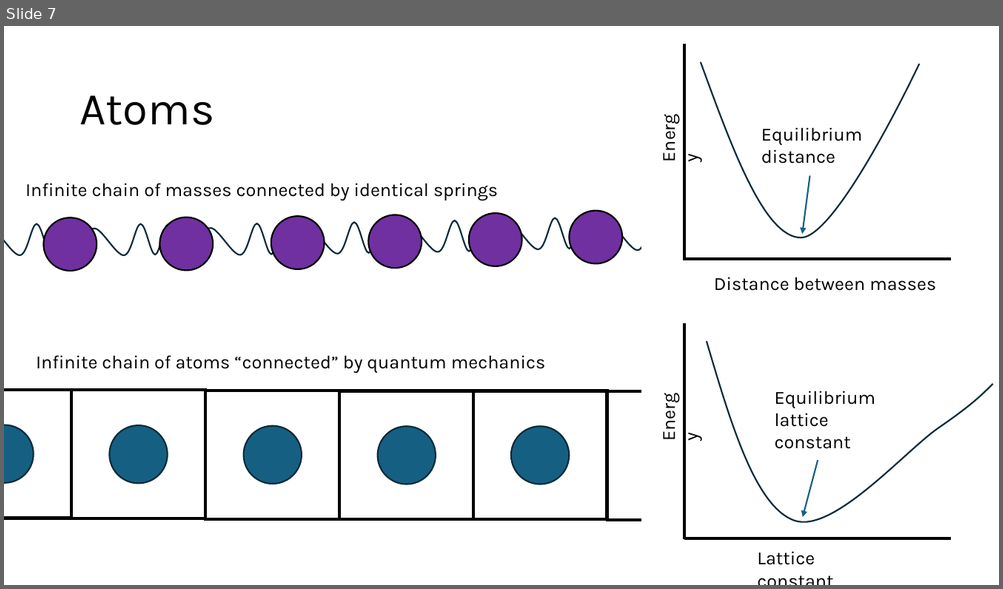
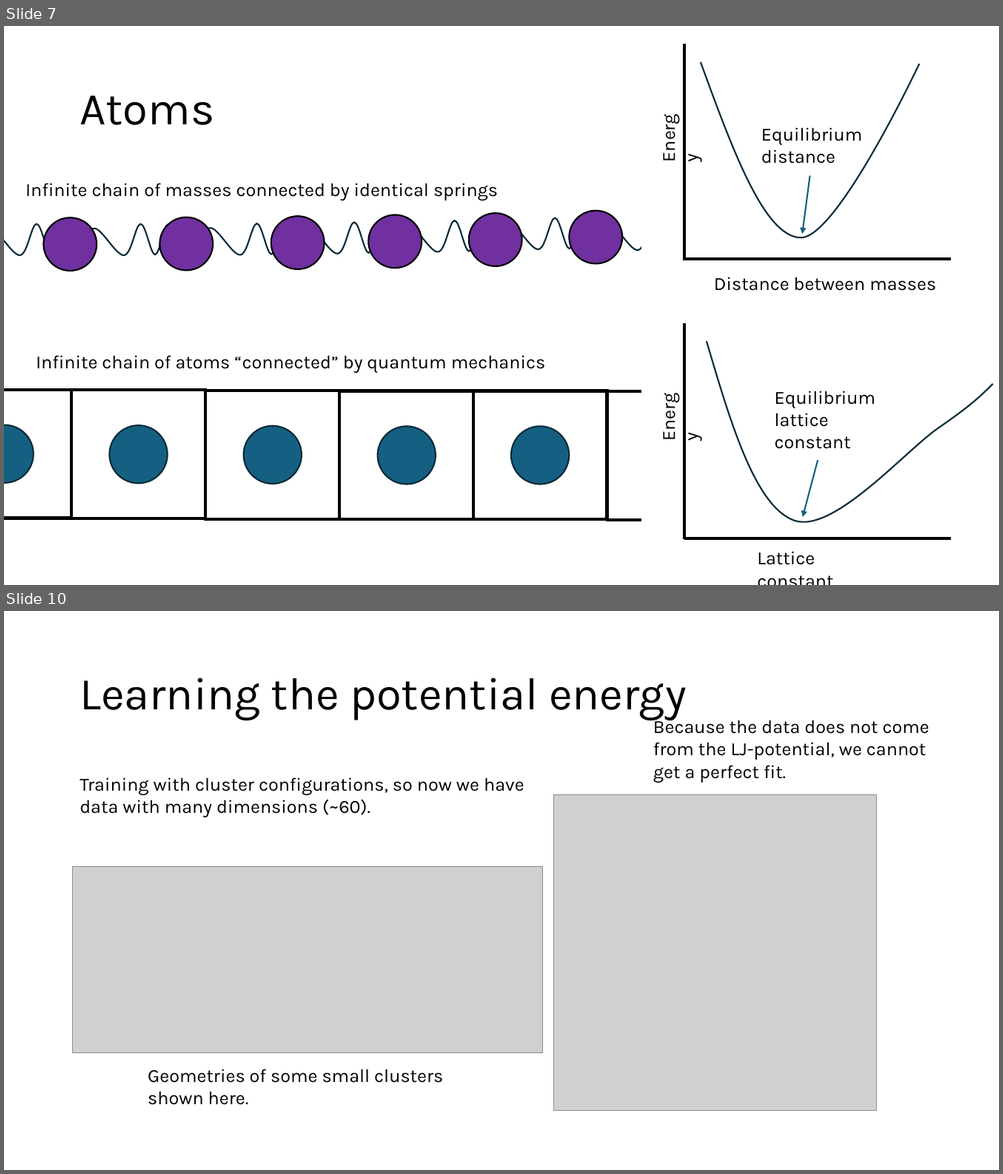
Before and after one commit to Mads-PeterVC/imlms, a slide deck: lessons/lesson_3/lecture3.pptx. Shown one above the other, each under a label of ours: slide 7 before the commit, slides 7 and 10 after it; the slides between them are not shown. The pictures are 1003x589 and 1003x1174 pixels, drawn with LibreOffice and Linux fonts; fonts in the diff are those of the drawing; grey boxes stand for pictures. Boxes give left, top, right and bottom in pixels: in the first picture for what was removed or moved away, otherwise in the second. Text is boxed around its words. In the diff, an @@ line names an element or a change of style, - is before the commit and + after.

Commit message:
Updates.

```diff
--- a/lessons/lesson_3/lecture3.pptx
+++ b/lessons/lesson_3/lecture3.pptx
@@ slide 10 added at [4,611,999,1170], background #FFFFFF @@
@@ title added at [79,678,686,721], 44 pt, text #000000 @@
+Learning the potential energy
@@ text added at [653,717,929,783], 18 pt, text #000000 @@
+Because the data does not come from the LJ-potential, we cannot get a perfect fit.
@@ text added at [79,777,524,817], 18 pt, text #000000 @@
+Training with cluster configurations, so now we have data with many dimensions (~60).
@@ picture added at [554,795,876,1112] @@
@@ picture added at [73,867,543,1054] @@
@@ text added at [148,1069,443,1105], 18 pt, text #000000 @@
+Geometries of some small clusters shown here.
```
Also in this commit, not shown: 3 other slides added, 1 slide removed.
